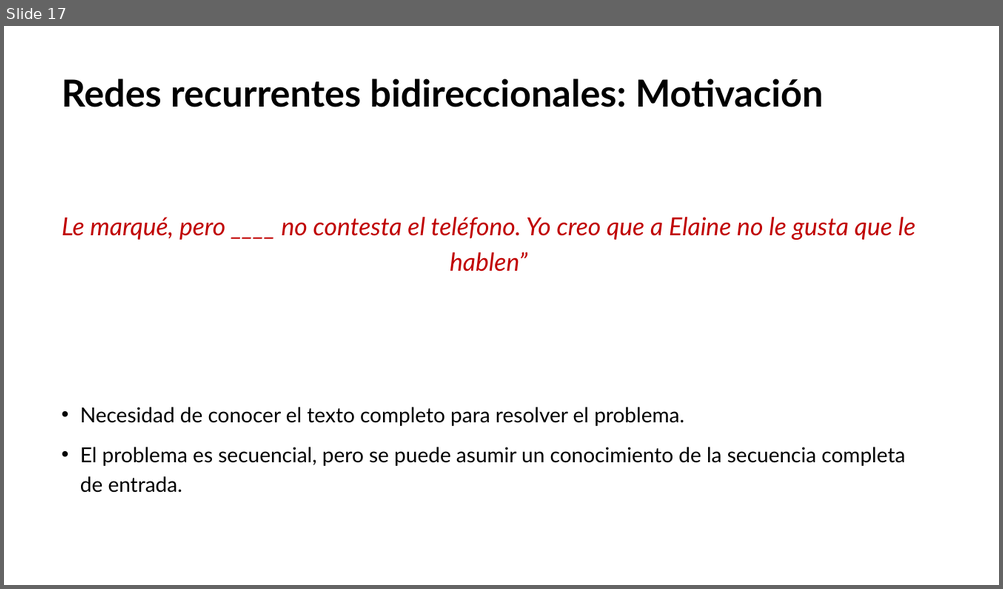
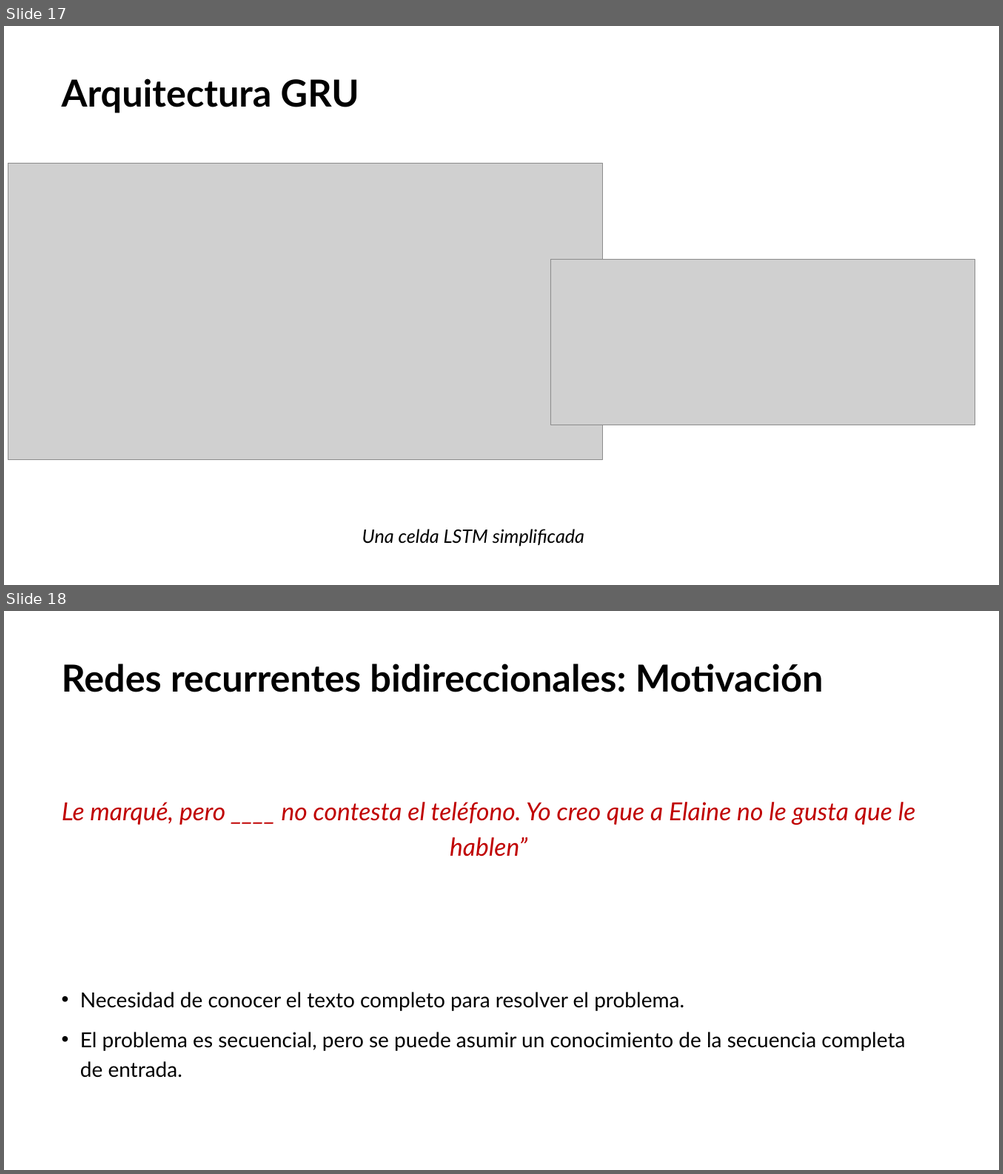
Before and after one commit to mcd-unison/aaa-curso, a slide deck: slides/RNN-slides.pptx. Shown one above the other, each under a label of ours: slide 17 before the commit, slides 17 and 18 after it. The pictures are 1003x589 and 1003x1174 pixels, drawn with LibreOffice and Linux fonts; fonts in the diff are those of the drawing; grey boxes stand for pictures. Boxes give left, top, right and bottom in pixels: in the first picture for what was removed or moved away, otherwise in the second. Text is boxed around its words. In the diff, an @@ line names an element or a change of style, - is before the commit and + after.

Commit message:
Actualización presentación RNN

```diff
--- a/slides/RNN-slides.pptx
+++ b/slides/RNN-slides.pptx
@@ slide 17 added at <box>4,26,999,585</box>, background #FFFFFF @@
@@ title added at <box>62,79,359,113</box>, 36 pt, text #000000, bold @@
+Arquitectura GRU
@@ picture added at <box>8,164,603,460</box> @@
@@ picture added at <box>551,260,976,425</box> @@
@@ text added at <box>362,529,584,547</box>, 18 pt, text #000000, italic @@
+Una celda LSTM simplificada
@@ what was slide 17 is now slide 18 @@
```
Also in this commit, not shown: 3 other files.
